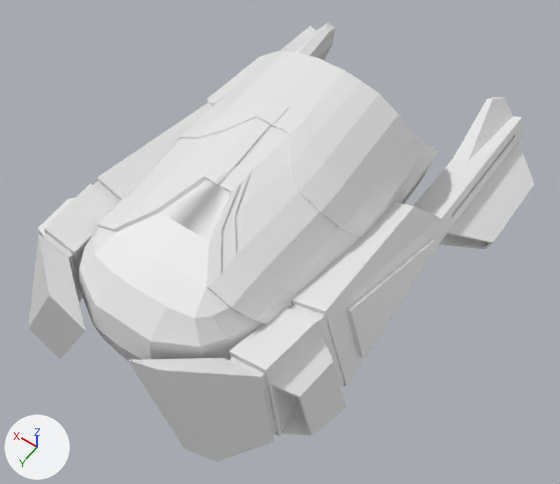
Two versions of the FBX model Honours Project/Assets/Models/Ship_Main.fbx, one commit apart.
One viewpoint serves both versions: a 50 mm lens placed at (-3.12, 4.3, 6.39), pointed at (-0.28, 0.32, 0.14). The lights are fixed; the arrows at lower left show +X, +Y and +Z. Where no turn or scale is listed for an object, it has been applied to the vertices.

Names of what the first picture shows: 'Arm', 'Body'.
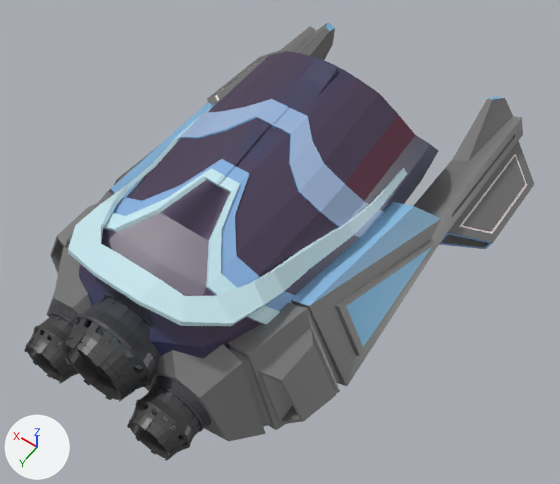
Edits to the bpy script that builds the scene:
```text
Add img_ship_main_png:
    img_ship_main_png = load_image('Ship_Main.png', '../Textures/Ship_Main.png', 10, 10, 'sRGB')
Add mat_material:
    mat_material = principled_material('Material')
    mat_material.texture = img_ship_main_png
    mat_material.roughness = 0.4
Change me_cube_004:
    used by ob_arm; location = (1.315, 0.16, 0.216)
    remove me_cube_004.from_pydata(...)  # 264 vertices, 254 faces; spans x -3.3..0.67, y -3.02..2.33, z -0.7..0.71
    add me_cube_004.from_pydata(...)  # 313 vertices, 302 faces; spans x -3.3..0.67, y -3.02..2.11, z -0.7..0.55
    me_cube_004 part 1
    12 vertices are removed from x -2.97..0.34, y 0.72..2.33, z -0.45..0.71
    28 faces are deleted
    100 vertices move from x -3.1..0.47, y -0.96..2.32, z -0.46..0.61 to x -2.97..0.34, y -0.96..2.11, z -0.46..0.55
    61 vertices are added at x -3.25..0.62, y -2.72..2.11, z -0.51..0.51
    76 new faces join them
    me_cube_004 part 2: 226 faces spanning x -3.3..0.67, y -3.02..1.83, z -0.7..0.55 switch from no material to mat_material (picture img_ship_main_png)
Change me_cube_003:
    used by ob_body; location = (0.0, 0.0, 0.0)
    verts and faces of me_cube_003; kept vertices keep their numbers, new ones are numbered from 429
    before: 23 (0.34, 2.29, 0.53) at pixel (93, 325), 223 (0.0, 2.28, 0.24) at pixel (127, 360), 229 (0.0, 2.31, 0.53) at pixel (119, 346), 230 (-0.34, 2.29, 0.53), 428 (0.0, 1.95, 0.95)
    remove me_cube_003.from_pydata(...)  # 429 vertices, 414 faces; spans x -1.1..1.1, y -2.06..2.31, z -0.22..1.47
    add me_cube_003.from_pydata(...)  # 447 vertices, 432 faces; spans x -1.1..1.1, y -2.06..2.27, z -0.22..1.51
    me_cube_003 part 3
    3 vertices are removed from x -0.15..0.15, y -0.27, z 1.4
    6 faces are deleted
    21 vertices are added at x -0.14..0.14, y -0.88..-0.37, z 1.42..1.51
    24 new faces join them
    me_cube_003 part 4
    add for i in [23, 223, 229, 230]: verts[i] += (0.0, -0.04, 0.0)
    add verts[428] = (0.0, 2.02, 0.95)  # moved
    me_cube_003 part 5: 408 faces spanning x -1.1..1.1, y -2.06..2.27, z -0.22..1.47 switch from no material to mat_material (picture img_ship_main_png)
Add me_cylinder:
    me_cylinder.from_pydata(...)  # 1728 vertices, 1730 faces; spans x -0.431..0.431, y -0.324..0.386, z -0.431..0.431
    me_cylinder.materials.append(mat_material)  # picture img_ship_main_png
Add me_cube_008:
    me_cube_008.from_pydata(...)  # 76 vertices, 74 faces; spans x -1.08..1.08, y -2.86..0.14, z -0.65..0.0
    me_cube_008.materials.append(mat_material)  # picture img_ship_main_png
Add me_cylinder_002:
    me_cylinder_002.from_pydata(...)  # 3008 vertices, 3010 faces; spans x -1.59..0.33, y -0.21..0.27, z -0.33..0.33
    me_cylinder_002.materials.append(mat_material)  # picture img_ship_main_png
Add ob_engine:
    ob_engine = bpy.data.objects.new('Engine', me_cylinder)
    ob_engine.location = (0.0, 2.279, 0.569)
Add ob_spoiler:
    ob_spoiler = bpy.data.objects.new('Spoiler', me_cube_008)
    ob_spoiler.location = (0.0, 2.041, 1.285)
Add ob_small_engines:
    ob_small_engines = bpy.data.objects.new('Small Engines', me_cylinder_002)
    ob_small_engines.location = (0.629, 2.46, 0.16)
```

Location of each change, (x1, y1, x2, y2) in pixels of the pictures (560 x 484 px; the box of a moved part takes in the faces that stretch with it):
'Body', reshaped: before (78, 51, 438, 361); after (79, 51, 438, 358)
'Arm', reshaped: before (28, 23, 534, 462); after (47, 23, 534, 441)
'Spoiler', added: after (68, 110, 407, 326)
'Engine', added: after (60, 292, 160, 402)
'Small Engines', added: after (24, 305, 211, 460)
part 1 of me_cube_004, built on: before (28, 50, 534, 462); after (47, 50, 534, 441)
part 2 of me_cube_004, recoloured (white to grey): (207, 23, 523, 249) in both
part 3 of me_cube_003, built on: (273, 58, 343, 116) in both
part 4 of me_cube_003, moved or reshaped: before (78, 268, 203, 361); after (79, 268, 203, 358)
part 5 of me_cube_003, recoloured: (79, 51, 438, 358) in both
